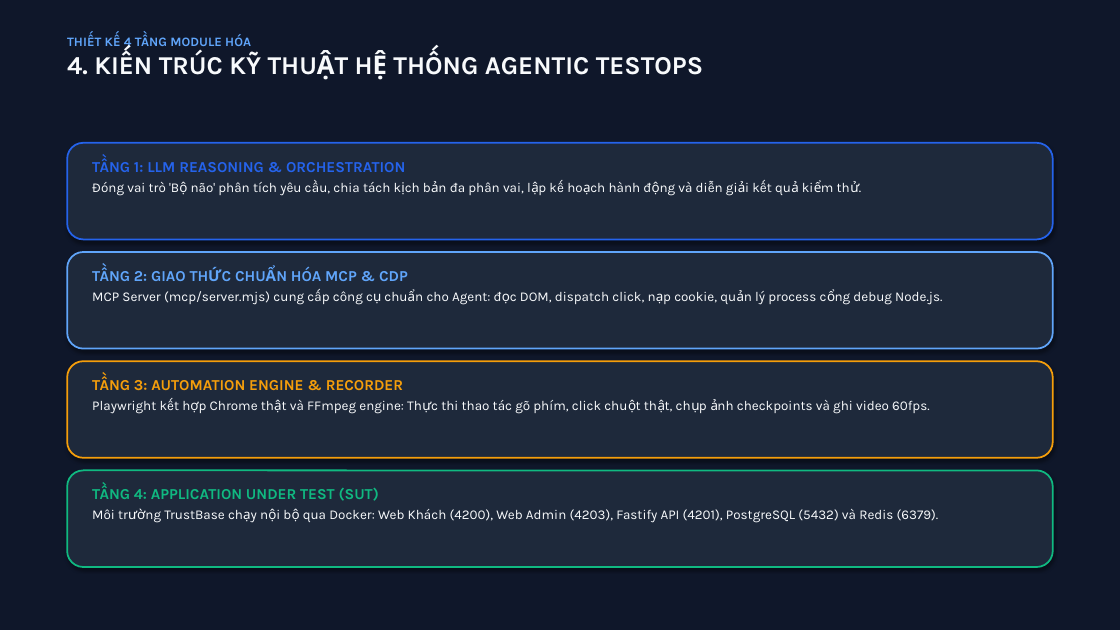
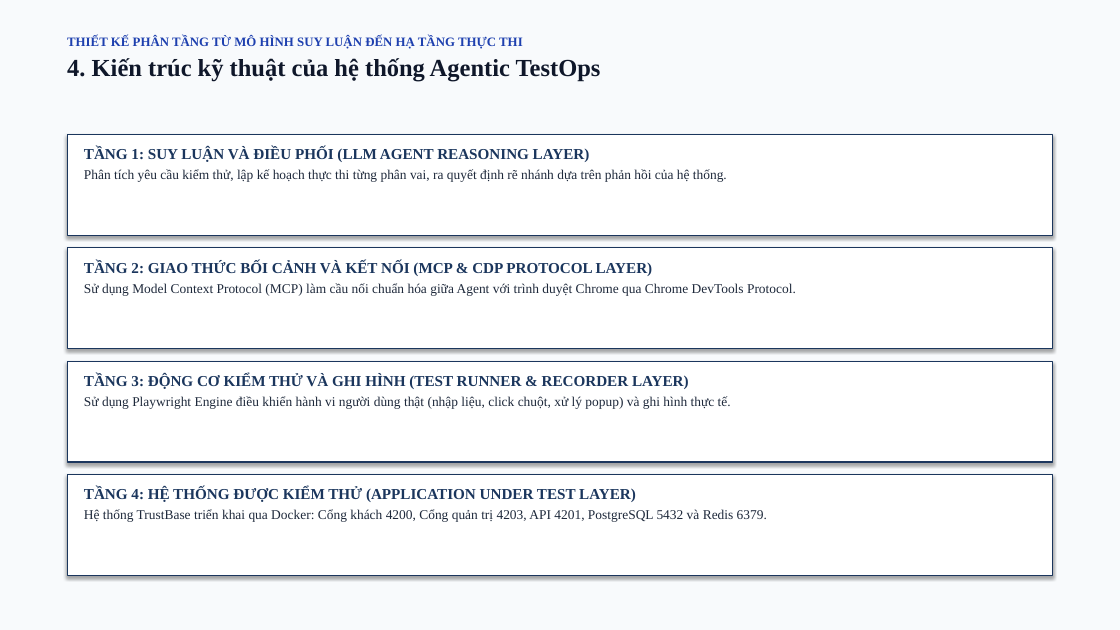
Before and after one commit to justpassingByte/agentic-test-ops, a slide deck: slide 5 of Nhom05_AgenticTestOps_ThuyetTrinh.pptx. Drawn at 1120x630 pixels with LibreOffice and Linux fonts; fonts in the diff are those of the drawing. Boxes give left, top, right and bottom in pixels: in the first picture for what was removed or moved away, otherwise in the second. Text is boxed around its words. In the diff, an @@ line names an element or a change of style, - is before the commit and + after.

Commit message:
style(slide): chuan hoa slide hoc thuat 10 trang, loai bo emoji va wording AI, cap nhat bao cao word

```diff
--- a/Nhom05_AgenticTestOps_ThuyetTrinh.pptx
+++ b/Nhom05_AgenticTestOps_ThuyetTrinh.pptx
@@ rectangle at bbox=[0, 0, 1120, 630]: fill #0F172A to #F8FAFC @@
@@ text at bbox=[67, 36, 601, 82]: text changed; size 22 to 11 pt; font Karla to Times New Roman; text colour #F8FAFC to #1E40AF @@
-THIẾT KẾ 4 TẦNG MODULE HÓA
-4. KIẾN TRÚC KỸ THUẬT HỆ THỐNG AGENTIC TESTOPS
+THIẾT KẾ PHÂN TẦNG TỪ MÔ HÌNH SUY LUẬN ĐẾN HẠ TẦNG THỰC THI
+4. Kiến trúc kỹ thuật của hệ thống Agentic TestOps
@@ rectangle: place and size @@
-rectangle at bbox=[67, 143, 1053, 239]
+rectangle at bbox=[67, 134, 1053, 235]
@@ rectangle at bbox=[67, 134, 1053, 235]: rounded rectangle to rectangle; fill #1E293B to #FFFFFF; outline #2563EB 1.5 pt to #1B365D 1 pt @@
@@ text at bbox=[84, 147, 727, 182]: text changed; font Karla to Times New Roman; text colour #F8FAFC to #1E293B @@
-TẦNG 1: LLM REASONING & ORCHESTRATION
-Đóng vai trò 'Bộ não' phân tích yêu cầu, chia tách kịch bản đa phân vai, lập kế hoạch hành động và diễn giải kết quả kiểm thử.
+TẦNG 1: SUY LUẬN VÀ ĐIỀU PHỐI (LLM AGENT REASONING LAYER)
+Phân tích yêu cầu kiểm thử, lập kế hoạch thực thi từng phân vai, ra quyết định rẽ nhánh dựa trên phản hồi của hệ thống.
@@ rectangle: place and size @@
-rectangle at bbox=[67, 252, 1053, 349]
+rectangle at bbox=[67, 248, 1053, 349]
@@ rectangle at bbox=[67, 248, 1053, 349]: rounded rectangle to rectangle; fill #1E293B to #FFFFFF; outline #60A5FA 1.5 pt to #1B365D 1 pt @@
@@ text at bbox=[84, 261, 796, 296]: text changed; font Karla to Times New Roman; text colour #F8FAFC to #1E293B @@
-TẦNG 2: GIAO THỨC CHUẨN HÓA MCP & CDP
-MCP Server (mcp/server.mjs) cung cấp công cụ chuẩn cho Agent: đọc DOM, dispatch click, nạp cookie, quản lý process cổng debug Node.js.
+TẦNG 2: GIAO THỨC BỐI CẢNH VÀ KẾT NỐI (MCP & CDP PROTOCOL LAYER)
+Sử dụng Model Context Protocol (MCP) làm cầu nối chuẩn hóa giữa Agent với trình duyệt Chrome qua Chrome DevTools Protocol.
@@ rectangle: place and size @@
-rectangle at bbox=[67, 361, 1053, 458]
+rectangle at bbox=[67, 361, 1053, 462]
@@ rectangle at bbox=[67, 361, 1053, 462]: rounded rectangle to rectangle; fill #1E293B to #FFFFFF; outline #F59E0B 1.5 pt to #1B365D 1 pt @@
@@ text at bbox=[84, 374, 731, 409]: text changed; font Karla to Times New Roman; text colour #F8FAFC to #1E293B @@
-TẦNG 3: AUTOMATION ENGINE & RECORDER
-Playwright kết hợp Chrome thật và FFmpeg engine: Thực thi thao tác gõ phím, click chuột thật, chụp ảnh checkpoints và ghi video 60fps.
+TẦNG 3: ĐỘNG CƠ KIỂM THỬ VÀ GHI HÌNH (TEST RUNNER & RECORDER LAYER)
+Sử dụng Playwright Engine điều khiển hành vi người dùng thật (nhập liệu, click chuột, xử lý popup) và ghi hình thực tế.
@@ rectangle: place and size @@
-rectangle at bbox=[67, 471, 1053, 567]
+rectangle at bbox=[67, 475, 1053, 576]
@@ rectangle at bbox=[67, 475, 1053, 576]: rounded rectangle to rectangle; fill #1E293B to #FFFFFF; outline #10B981 1.5 pt to #1B365D 1 pt @@
@@ text at bbox=[84, 487, 767, 522]: text changed; font Karla to Times New Roman; text colour #F8FAFC to #1E293B @@
-TẦNG 4: APPLICATION UNDER TEST (SUT)
-Môi trường TrustBase chạy nội bộ qua Docker: Web Khách (4200), Web Admin (4203), Fastify API (4201), PostgreSQL (5432) và Redis (6379).
+TẦNG 4: HỆ THỐNG ĐƯỢC KIỂM THỬ (APPLICATION UNDER TEST LAYER)
+Hệ thống TrustBase triển khai qua Docker: Cổng khách 4200, Cổng quản trị 4203, API 4201, PostgreSQL 5432 và Redis 6379.
```
Also in this commit, not shown: 8 other slides changed, 1 slide added, 1 slide removed, 3 other files.
